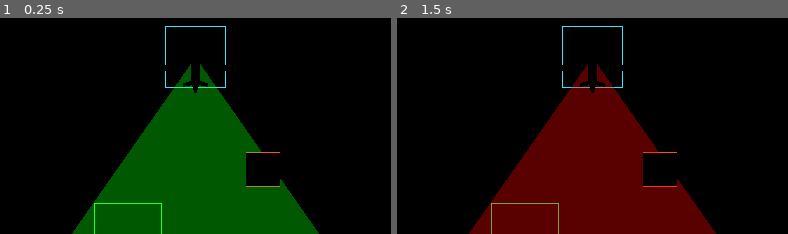
Above: before the commit, frames 1-2 (left to right).
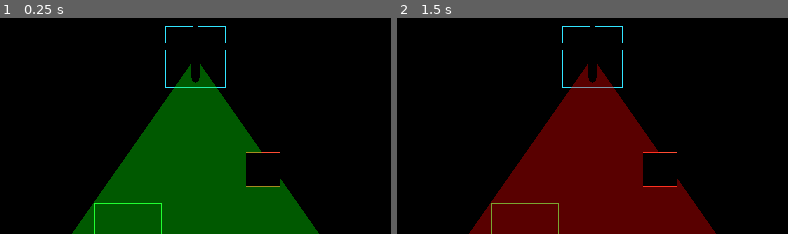
Above: after the commit, the same moments.

Repository: Leusin/project-godot-airport-marshaling-game
Game: Godot game, scene res://src/core/main_game/Main.tscn
The game is run twice, just before and just after one commit, with the same random seed, the same clock (stepped at 60 frames per second) and the same inputs.
Inputs:
- Up to frame 1 (0.25 s): no input
- Up to frame 2 (1.5 s): tap Enter (ui_accept) at 0.5, 0.77 s; hold D (move_right) 0.53-1.28 s; hold Up (signal_advance) 0.53-1.28 s; hold S (move_down) from 1.28 s (still down); tap Up (signal_advance) at 1.35 s
The pictures show only the part of the screen within x 24-74%, y 16-66%; the shares and areas given below are measured in that part.

The runs differ from the first frame. In frame 1, 0.2% of the frame differs, in the area x 42-58%, y 3-35%; in frame 2, 0.2%.

Commit message:
fix: 여객기 모델 방향 180° Y 회전 (기수가 전방 향하도록)
Co-Authored-By: Claude Sonnet 4.6 <noreply@anthropic.com>

Diff:
--- a/src/core/main_game/Main.tscn
+++ b/src/core/main_game/Main.tscn
@@ -113,6 +113,7 @@
 script = ExtResource("5_aircraft_script")
 
 [node name="AircraftModel" parent="World/EntityRoot/Aircraft" instance=ExtResource("16_aircraft_model")]
+transform = Transform3D(-1, 0, 0, 0, 1, 0, 0, 0, -1, 0, 0, 0)
 
 [node name="VisionCone" type="Node" parent="World/EntityRoot/Aircraft"]
 script = ExtResource("3_vision_cone_script")
